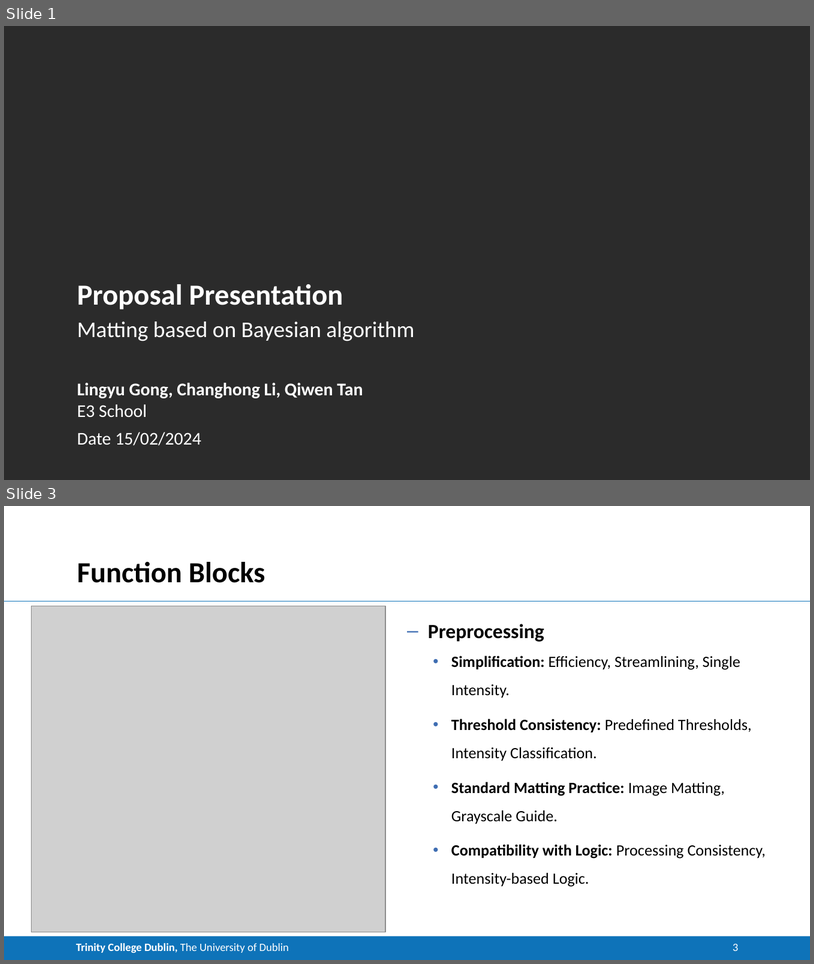
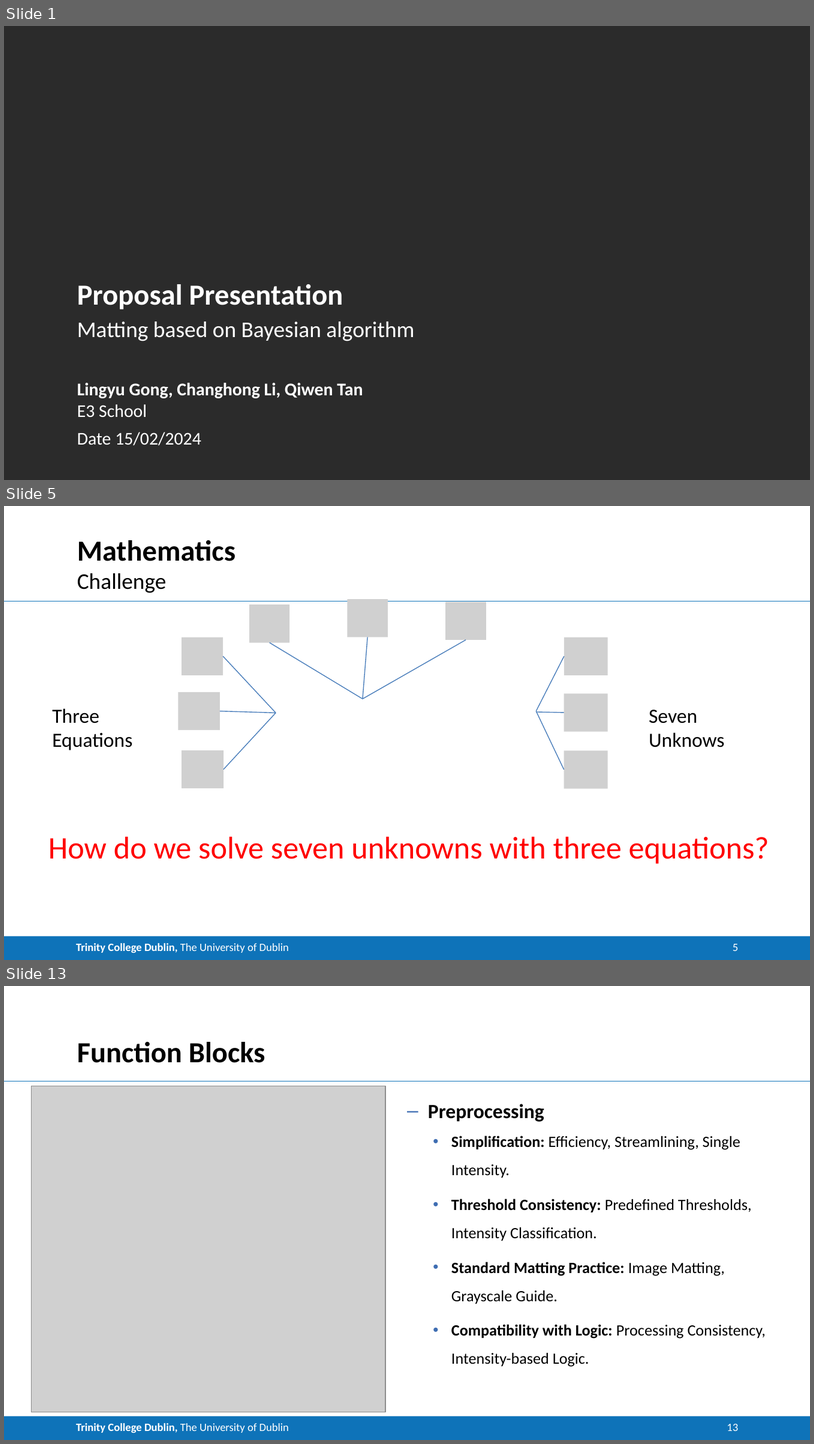
Before and after one commit to CNStanLee/CM_Matting, a slide deck: 002Matlab Project/Project.pptx. Shown one above the other, each under a label of ours: slides 1 and 3 before the commit, slides 1, 5 and 13 after it; the slides between them are not shown. The pictures are 814x964 and 814x1444 pixels, drawn with LibreOffice and Linux fonts; fonts in the diff are those of the drawing; grey boxes stand for pictures; background and template pictures are left out; a plain dark background stands for a picture behind light text. Boxes give left, top, right and bottom in pixels: in the first picture for what was removed or moved away, otherwise in the second. Text is boxed around its words. In the diff, an @@ line names an element or a change of style, - is before the commit and + after.

```diff
--- a/002Matlab Project/Project.pptx
+++ b/002Matlab Project/Project.pptx
@@ slide 5 added at <box>4,506,810,960</box>, background #FFFFFF; not listed: 2 template elements that a slide beside it also shows @@
@@ title added at <box>77,540,236,561</box>, 26 pt, text #000000, bold @@
+Mathematics
@@ text added at <box>77,573,167,593</box>, 20 pt, text #000000 @@
+Challenge
@@ picture added at <box>249,604,290,642</box> @@
@@ picture added at <box>348,599,388,637</box> @@
@@ picture added at <box>446,602,487,640</box> @@
@@ picture added at <box>182,637,222,675</box> @@
@@ line added from (269, 642) to (363, 699), #4B7EBC 0.75 pt @@
@@ line added from (368, 637) to (363, 699), #4B7EBC 0.75 pt @@
@@ line added from (466, 640) to (363, 699), #4B7EBC 0.75 pt @@
@@ picture added at <box>564,637,608,675</box> @@
@@ line added from (224, 656) to (276, 712), #4B7EBC 0.75 pt @@
@@ line added from (564, 656) to (536, 711), #4B7EBC 0.75 pt @@
@@ picture added at <box>178,692,220,730</box> @@
@@ picture added at <box>564,693,608,731</box> @@
@@ text added at <box>52,708,132,750</box>, 18 pt, text #000000 @@
+Three Equations
@@ line added from (220, 711) to (276, 712), #4B7EBC 0.75 pt @@
@@ line added from (224, 769) to (276, 712), #4B7EBC 0.75 pt @@
@@ line added from (536, 712) to (564, 712), #4B7EBC 0.75 pt @@
@@ line added from (536, 711) to (564, 769), #4B7EBC 0.75 pt @@
@@ text added at <box>649,709,725,747</box>, 18 pt, text #000000 @@
+Seven Unknows
@@ picture added at <box>182,750,224,788</box> @@
@@ picture added at <box>564,750,608,788</box> @@
@@ text added at <box>48,836,770,864</box>, 28 pt, text #FF0000 @@
+How do we solve seven unknowns with three equations?
@@ page number added at <box>733,943,738,951</box>, 10 pt, text #FFFFFF @@
+5
@@ what was slide 3 is now slide 13 @@
@@ page number at <box>727,1423,738,1431</box>: text changed @@
-3
+13
```
Also in this commit, not shown: 1 slide changed, 9 other slides added, 4 other files.
